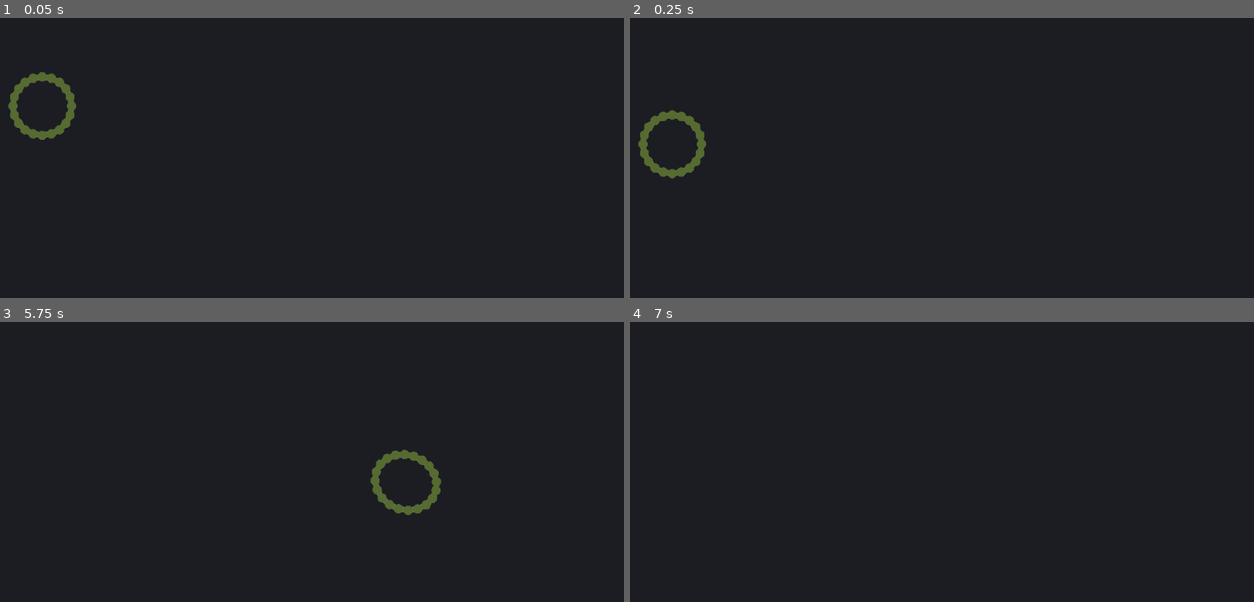
Above: before the commit, frames 1-4 (two rows, left to right).
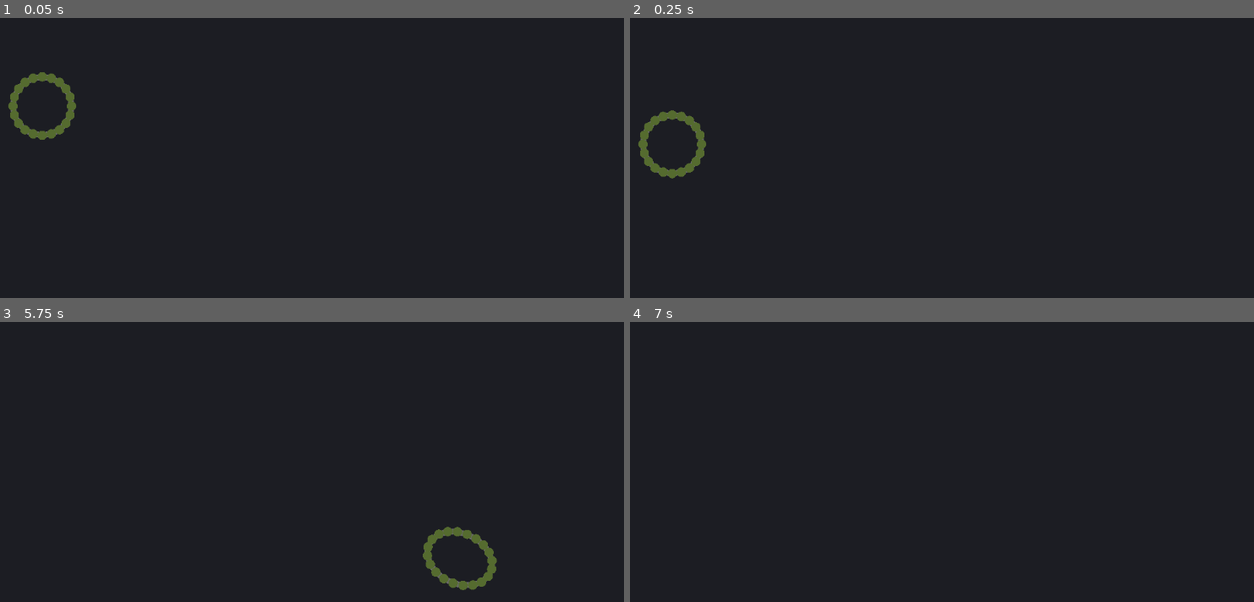
Above: after the commit, the same moments.

Repository: Argonbart/GoPrototyping
Game: Godot game, scene res://softbody/soft_body_level.tscn
Same seed, same stepped clock (60 frames per second), same inputs: the game is played once before the commit and once after it. This scene is started directly instead of the project's main scene.
Inputs (mouse positions are in pixels of both pictures, inside the frame that each line leads up to):
- Up to frame 1 (0.05 s): no input
- Up to frame 2 (0.25 s): no input
- Up to frame 3 (5.75 s): tap Enter (ui_accept) every 1.5 s from 0.5 to 5 s; move the mouse to (436, 392) at 0.52 s; hold D (right) 0.53-1.28 s; hold 1 (1) 0.53-1.28 s; tap Space (jump) at 0.77, 1.52, 3.02, 3.77, 4.52 s; tap 2 (2) at 0.8, 1.35, 3.8, 4.35 s; move the mouse to (149, 431) at 1.27 s; hold A (left) 1.28-2.03 s; tap 3 (3) at 1.55, 4.55 s; move the mouse to (355, 327) at 2.02 s; hold 3 (3) 2.03-2.78 s; hold D (right) 2.03-3.53 s; tap 4 (4) at 2.3, 2.85, 5.3 s; tap R (reset) at 2.75, 4.25 s; move the mouse to (249, 487) at 2.77 s; tap 1 (1) at 3.05 s; move the mouse to (486, 470) at 3.52 s; hold 1 (1) 3.53-4.28 s; hold A (left) from 3.53 s (still down); move the mouse to (81, 355) at 4.27 s; move the mouse to (318, 411) at 5.02 s; hold 3 (3) from 5.03 s (still down)
- Up to frame 4 (7 s): move the mouse to (outside the picture) at 5.77 s; release A (left) at 5.78 s; release 3 (3) at 5.78 s; hold D (right) from 5.78 s (still down); tap 4 (4) at 5.85 s; tap Space (jump) at 6.02, 6.77 s; tap 1 (1) at 6.05 s; move the mouse to (1066, 392) at 6.52 s; hold V (clear_velocity) from 6.53 s (still down); tap 2 (2) at 6.8 s

The runs differ from the first frame. In frame 1, less than 0.1% of the frame differs, in the area x 2-11%, y 32-33%; in frame 2, less than 0.1%; in frame 3, 1.7%, in the area x 59-80%, y 45-96%; in frame 4, nothing differs.

Commit message:
cleanup collision logic and fix not using dot product correctly

Diff:
--- a/soft_bodies/softbody/soft_body.gd
+++ b/soft_bodies/softbody/soft_body.gd
@@ -9,6 +9,7 @@
 
 @export_range(0.0, 1.0) var slide_scale = 0.8
 @export var move_speed: float = 5.0
+@export var gravity_scale: float = 1.0
 
 var desired_area: float
 
@@ -61,38 +62,17 @@
 
 func _physics_process(_delta: float) -> void:
 	collisions_this_frame.clear()
-	var space_state = get_world_2d().direct_space_state
-	# --- verlet integration ---
+
 	for p in points:
 		var temp_pos = p.position
 
 		var velocity = (p.position - p.previous_position) * 0.99
 
-		var next_pos = p.position + velocity
-
-		# collision
-		var query = PhysicsRayQueryParameters2D.create(p.position, next_pos)
-		var result := space_state.intersect_ray(query)
-		if result:
-			# reflect velocity vector on the surface of the collision object using a projection on the normal
-			var normal = result.normal
-			var intersection = result.position
-			var v_remaining = next_pos - intersection
-			# normal should already have unit length so v_proj_n = v * n * n
-			# else v_proj_n would be (v * n) / (n * n) * n
-			var v_proj_n = v_remaining * normal * normal
-			var v_reflected = v_remaining - 2 * v_proj_n
-
-			p.position = intersection + v_reflected
-			p.previous_position = intersection
-
-		# no collision happening
-		else:
-			p.position += velocity
-			p.previous_position = temp_pos
+		p.position += velocity
+		p.previous_position = temp_pos
 
 		# gravity
-		p.accumulate_displacement(Vector2.DOWN * 3)
+		p.accumulate_displacement(Vector2.DOWN * gravity_scale)
 
 		# input
 		p.accumulate_displacement(Vector2(input_axis,0) * move_speed)
@@ -110,18 +90,23 @@
 		for p in points:
 			p.apply_displacement()
 
-		# limit to geometry and slide
 	for p in points:
-		var move_dir = (p.position - p.previous_position).normalized()
-		var query = PhysicsRayQueryParameters2D.create(p.previous_position - move_dir * 2, p.position)
-		var result := space_state.intersect_ray(query)
-		if result:
-			var n = result.normal.normalized()
-			var remaining = p.position - result.position
-			var remaining_proj_n = remaining * n * n
-			var slide_pos = p.position - remaining_proj_n
-			p.position = lerp(result.position, slide_pos, slide_scale)
-			collisions_this_frame.append(result)
+		move_and_slide(p)
+
+
+func move_and_slide(p: SBPoint):
+	var space_state = get_world_2d().direct_space_state
+
+	var move_dir = (p.position - p.previous_position).normalized()
+	var query = PhysicsRayQueryParameters2D.create(p.previous_position - move_dir * 2, p.position)
+	var result := space_state.intersect_ray(query)
+	if result:
+		var n = result.normal.normalized()
+		var remaining = p.position - result.position
+		var remaining_proj_n = remaining.dot(n) * n
+		var slide_pos = p.position - remaining_proj_n
+		p.position = lerp(result.position, slide_pos, slide_scale)
+		collisions_this_frame.append(result)
 
 
 func accumulate_constraint_offsets():
--- a/soft_bodies/softbody/soft_body_level.tscn
+++ b/soft_bodies/softbody/soft_body_level.tscn
@@ -14,8 +14,9 @@
 position = Vector2(-416, -7)
 script = ExtResource("1_23gtn")
 number_of_points = 20
-CONSTRAINT_STIFFNESS = 0.195
-slide_scale = 0.445
+CONSTRAINT_STIFFNESS = 0.2
+slide_scale = 0.5
+gravity_scale = 3.0
 metadata/_custom_type_script = "uid://b0tacqei7k716"
 
 [node name="SoftBodytRenderer" type="Node2D" parent="SoftBody"]
